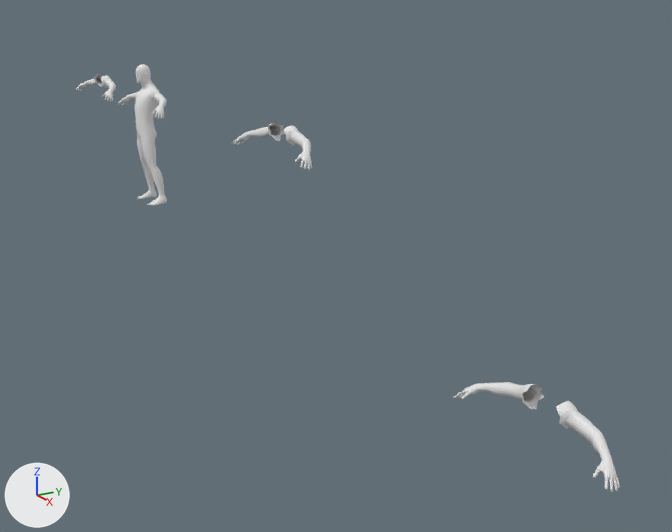
The Blender file Mhmd/Blender/ShityHands.blend as it was, and as the next commit left it.
Both versions are drawn from a camera (50 mm lens) standing at (3.94, -3.76, 2.62) and looking at (-3.8, 0.76, -0.09). The axes (+X, +Y, +Z) are drawn at lower left. The lights are the same throughout.

In view in the first picture: 'main_char.001', 'main_char.003', 'main_char.004', 'main_char.005'.
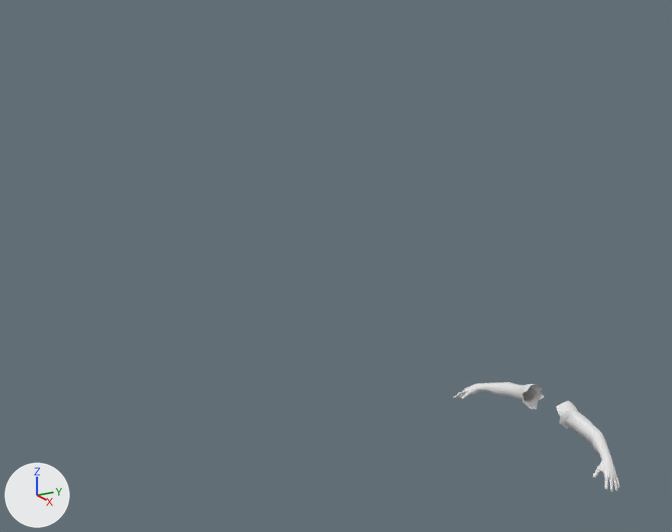
Patch to the scene script:
```diff
--- a/Mhmd/Blender/ShityHands.blend.py
+++ b/Mhmd/Blender/ShityHands.blend.py
@@ ob_main_char_003 @@
 ob_main_char_003.location = (-7.14, 0.0, 0.0)
+ob_main_char_003.hide_set(True)
@@ ob_main_char_004 @@
 ob_main_char_004.location = (-3.58, 0.0, 0.0)
+ob_main_char_004.hide_set(True)
@@ ob_main_char_005 @@
 ob_main_char_005.location = (-9.08, 0.0, 0.0)
+ob_main_char_005.hide_set(True)
```

Where the change shows, as pixel boxes [x1, y1, x2, y2] in the pictures (672 x 532 px):
'main_char.003', hidden: before [118, 64, 167, 205]
'main_char.004', hidden: before [232, 122, 313, 170]
'main_char.005', hidden: before [76, 74, 116, 101]
